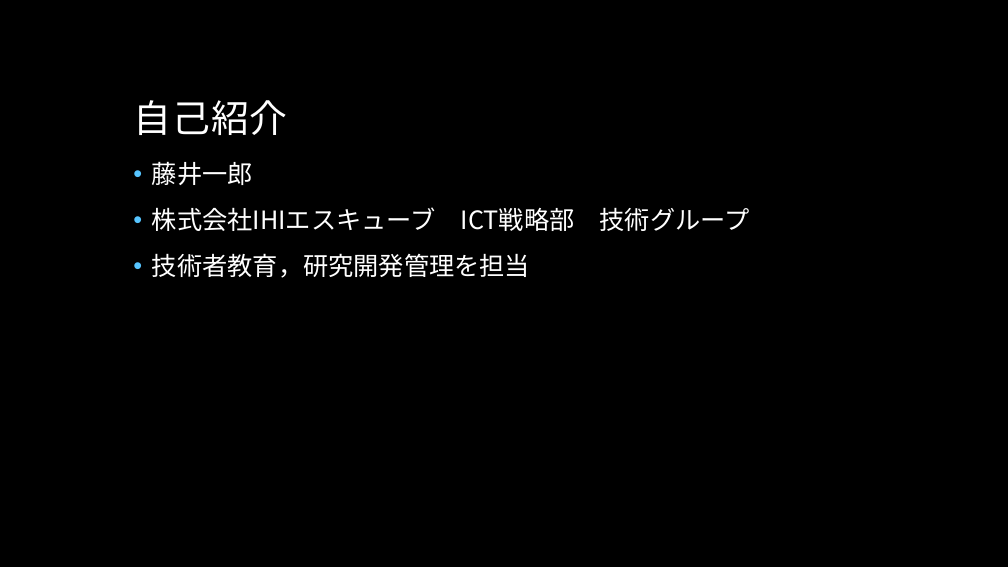
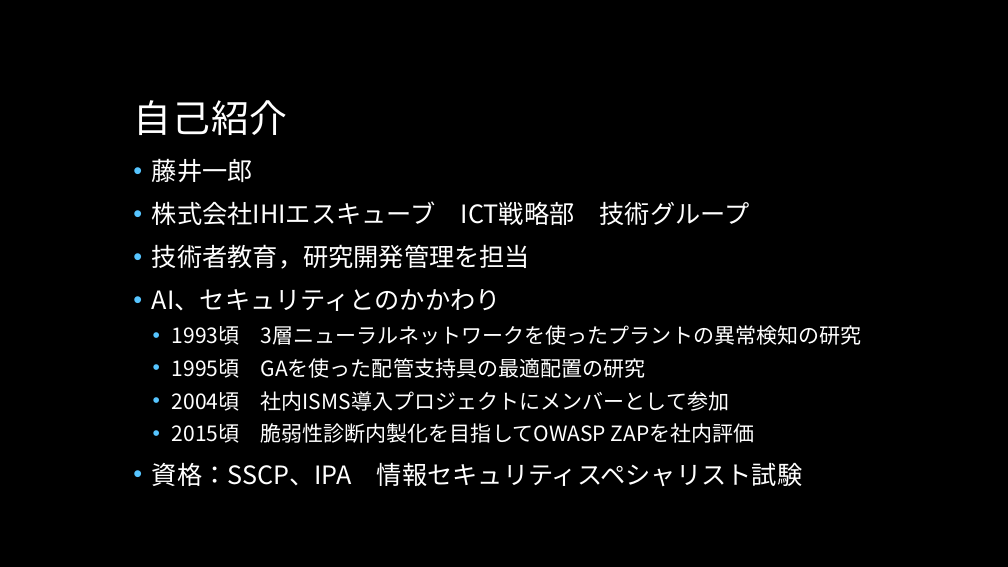
Before and after one commit to fujiichi/AISECjp9, a slide deck: slide 2 of AISECjp#9 LT Nobel Prize Dialogue Tokyo 2017.pptx. Drawn at 1008x567 pixels with LibreOffice and Linux fonts; fonts in the diff are those of the drawing; background and template pictures are left out. Boxes give left, top, right and bottom in pixels: in the first picture for what was removed or moved away, otherwise in the second. Text is boxed around its words. In the diff, an @@ line names an element or a change of style, - is before the commit and + after.

Commit message:
Update Profile

```diff
--- a/AISECjp#9 LT Nobel Prize Dialogue Tokyo 2017.pptx
+++ b/AISECjp#9 LT Nobel Prize Dialogue Tokyo 2017.pptx
@@ text at <box>152,158,750,269</box>: line spacing 0.9 to 0.8 @@
@@ text at <box>152,289,862,486</box>: paragraphs added @@
+• AI、セキュリティとのかかわり
+  • 1993頃 3層ニューラルネットワークを使ったプラントの異常検知の研究
+  • 1995頃 GAを使った配管支持具の最適配置の研究
+  • 2004頃 社内ISMS導入プロジェクトにメンバーとして参加
+  • 2015頃 脆弱性診断内製化を目指してOWASP ZAPを社内評価
+• 資格：SSCP、IPA 情報セキュリティスペシャリスト試験
```
